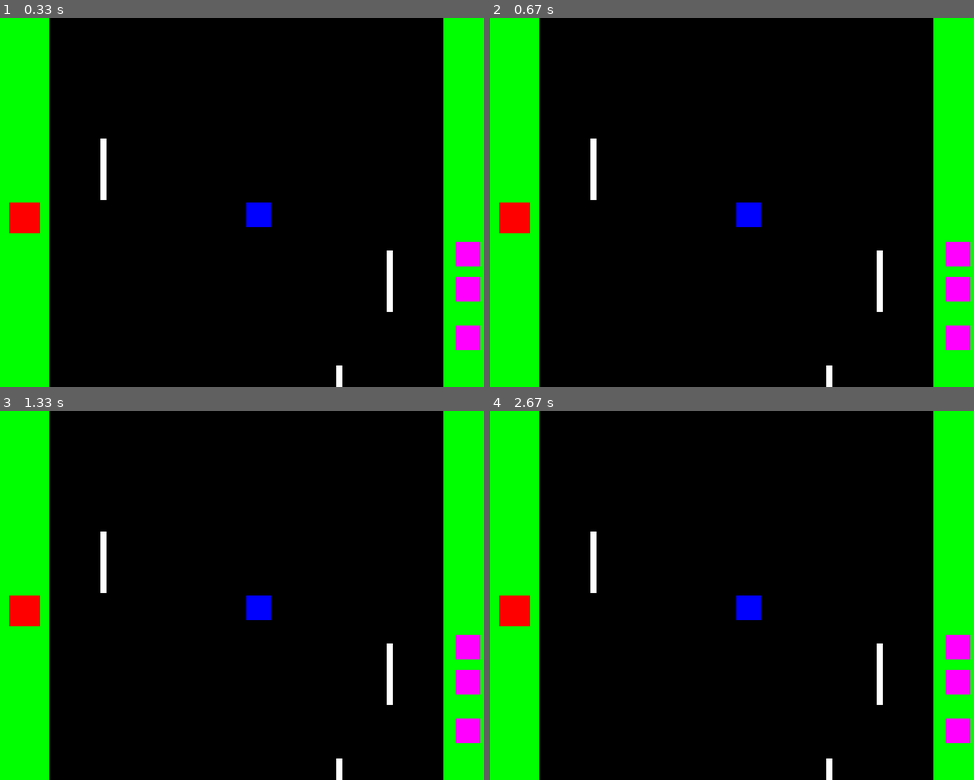
Above: before the commit, frames 1-4 (two rows, left to right).
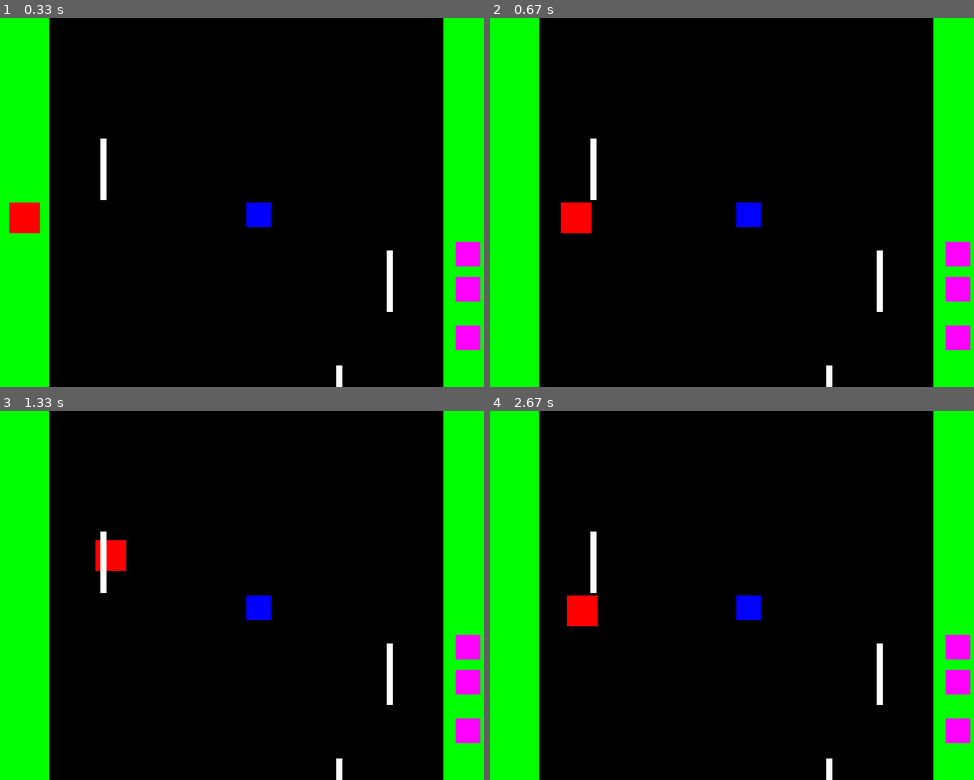
Above: after the commit, the same moments.

Repository: JohannesAugustAndersen/Sheep-game
Game: pygame game, started from main.py
Same seed, same stepped clock (60 frames per second), same inputs: the game is played once before the commit and once after it.
Inputs:
- Up to frame 1 (0.33 s): no input
- Up to frame 2 (0.67 s): hold D from 0.33 s (still down)
- Up to frame 3 (1.33 s): release D at 0.8 s; hold W 0.83-1.13 s
- Up to frame 4 (2.67 s): hold A 1.67-2.2 s; hold S 2.23-2.53 s; hold A from 2.57 s (still down)

Frame 1 is identical in both runs. In frame 2, 1.1% of the frame differs, in the area x 1-21%, y 50-59%; in frame 3, 1.0%; in frame 4, 1.1%.

Commit message:
Add files via upload

Diff:
--- a/main.py
+++ b/main.py
@@ -18,7 +18,7 @@
 RED = (255, 0, 0)  # Definerer fargen rød
 BLUE = (0, 0, 255)  # Definerer fargen blå
 GREEN = (0, 255, 0)  # Definerer fargen grønn
-IDK = (255, 0, 255)  # Definerer fargen lilla
+LILLA = (255, 0, 255)  # Definerer fargen lilla
 
 # Skjermstørrelse
 SCREEN_WIDTH = 800  # Bredde på spillvinduet
@@ -65,15 +65,15 @@
         self.rect.y = y
         self.bærerSau = False
 
-    def update(self, platforms):
+    def update(self, platforms, sauer, safezones):
         keys = pygame.key.get_pressed()  # Henter tastetrykkene
-        if keys[pygame.K_LEFT]:  # Sjekker om venstre-piltasten er trykket
+        if keys[pygame.K_a]:  # Sjekker om venstre-piltasten er trykket
             self.rect.x -= self.vfart  # Flytter spilleren mot venstre
-        if keys[pygame.K_RIGHT]:  # Sjekker om høyre-piltasten er trykket
+        if keys[pygame.K_d]:  # Sjekker om høyre-piltasten er trykket
             self.rect.x += self.hfart  # Flytter spilleren mot høyre
-        if keys[pygame.K_DOWN]:  # Sjekker om ned-piltasten er trykket
+        if keys[pygame.K_s]:  # Sjekker om ned-piltasten er trykket
             self.rect.y += self.nfart  # FLytter spilleren ned
-        if keys[pygame.K_UP]:  # Sjekker om opp-piltasten er trykket
+        if keys[pygame.K_w]:  # Sjekker om opp-piltasten er trykket
             self.rect.y -= self.ofart  # Flytter spilleren opp
 
         self.hfart = PLAYER_SPEED
@@ -85,6 +85,19 @@
             if self.rect.colliderect(platform.rect):  # Sjekker om det er kollisjon med en plattform
                 self.hfart = 0
                 self.vfart = 0
+
+        self.bærerSau = False  # Setter at spilleren ikke er på bakken
+        for sau in sauer:  # Går gjennom alle sauene
+            if pygame.sprite.collide_rect(self, sau):  # Sjekker om det er kollisjon med en sau
+                self.bærerSau = True
+                break  # Avslutter løkken når en sau er funnet
+
+        for safezone in safezones:
+            if self.bærerSau == True and self.rect.colliderect(safezone.rect):
+                self.bærerSau = False
+                sau = Sau(740, random.randint(0, 500))
+                all_sprites.add(sau)
+                sauer.add(sau)
 
         # Sjekk om spilleren går ut av skjermen
         if self.rect.top < 0 :
@@ -109,7 +122,7 @@
     def __init__(self, x, y):
         super().__init__()
         self.image = pygame.Surface((SAU_WIDTH, SAU_HEIGHT))
-        self.image.fill(IDK)
+        self.image.fill(LILLA)
         self.rect = self.image.get_rect()
         self.rect.x = x
         self.rect.y = y
@@ -147,13 +160,27 @@
 platforms = pygame.sprite.Group()  # Oppretter gruppen for plattformene
 sauer = pygame.sprite.Group()
 spokelser = pygame.sprite.Group()
+safezones = pygame.sprite.Group()
 
 
 safezone_venstre = Safezone(80, 600, 0, 0)
 all_sprites.add(safezone_venstre)
+safezones.add(safezone_venstre)
 
 safezone_høyre = Safezone(720, 600, 720, 0)
 all_sprites.add(safezone_høyre)
+
+# Legg til sauer
+for i in range(3):  # Oppretter 3 sauer
+    sau = Sau(740, random.randint(0, 500))  # Tilfeldig y-posisjon
+    all_sprites.add(sau)  # Legger til sauen i alle sprites
+    sauer.add(sau)  # Legger til sauen i sau-gruppen
+
+# Legg til spøkelset
+for i in range(1):  # Oppretter 3 sauer
+    spokelse = Spokelse()
+    all_sprites.add(spokelse)  # Legger til spøkelset i alle sprites
+    spokelser.add(spokelse)  # Legger til spøkelset i spokelse-gruppen
 
 # Legg til spilleren
 player = Player(15, 300)  # Oppretter en spiller
@@ -165,20 +192,6 @@
                         random.randint(100, 600))  # Tilfeldig y-posisjon
     all_sprites.add(platform)  # Legger til plattformen i alle sprites
     platforms.add(platform)  # Legger til plattformen i plattform-gruppen
-
-# Legg til sauer
-for i in range(3):  # Oppretter 3 sauer
-    sau = Sau(740, random.randint(0, 500))  # Tilfeldig y-posisjon
-    all_sprites.add(sau)  # Legger til sauen i alle sprites
-    sauer.add(sau)  # Legger til sauen i sau-gruppen
-
-# Legg til spøkelset
-for i in range(1):  # Oppretter 3 sauer
-    spokelse = Spokelse()
-    all_sprites.add(spokelse)  # Legger til spøkelset i alle sprites
-    spokelser.add(spokelse)  # Legger til spøkelset i spokelse-gruppen
-
-
 
 
 # Spilloppdatering
@@ -190,7 +203,7 @@
             running = False  # Setter running til False for å avslutte spillet
 
     # Oppdatering av spilleren
-    player.update(platforms)
+    player.update(platforms, sauer, safezones)
 
     # Tegn alt på skjermen
     screen.fill(BLACK)  # Fyller skjermen med svart farge
